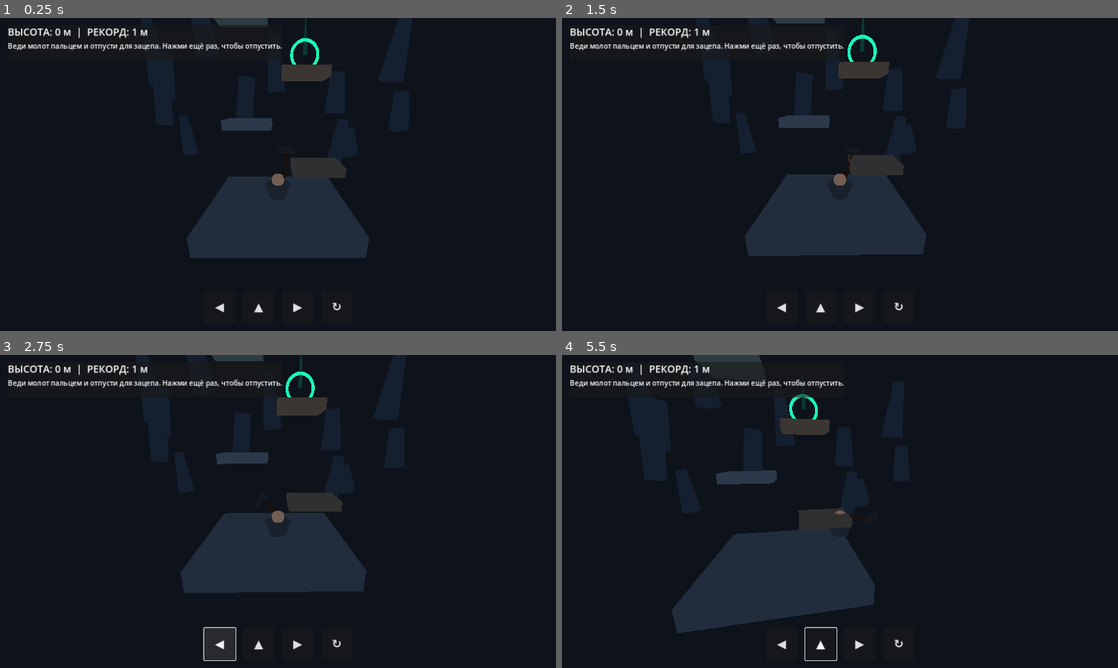
Above: before the commit, frames 1-4 (two rows, left to right).
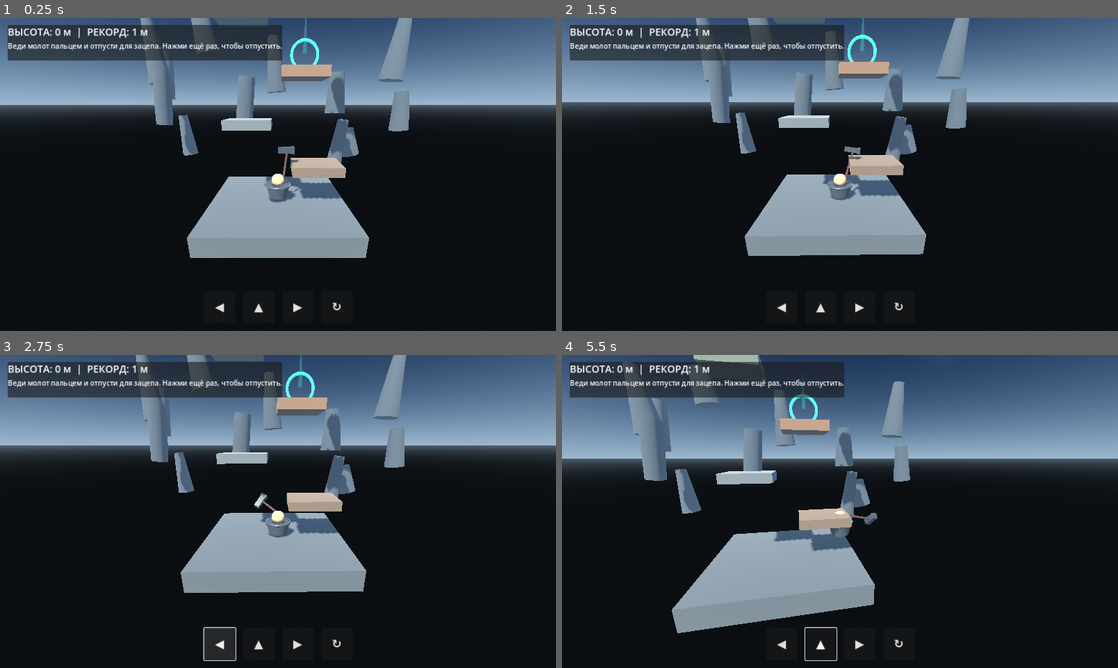
Above: after the commit, the same moments.

Repository: uchihabaha05-del/CLIMB-MASTER
Game: Godot game, scene res://scenes/main.tscn
Same seed, same stepped clock (60 frames per second), same inputs: the game is played once before the commit and once after it.
Inputs (mouse positions are in pixels of both pictures, inside the frame that each line leads up to):
- Up to frame 1 (0.25 s): no input
- Up to frame 2 (1.5 s): tap Enter (ui_accept) at 0.5, 0.77 s; move the mouse to (962, 158) at 0.52 s; hold Right (ui_right) 0.53-1.25 s; click (962, 158) at 0.67 s; drag from (728, 190) to (812, 237) at 1.27 s
- Up to frame 3 (2.75 s): click "◀" at 2 s
- Up to frame 4 (5.5 s): click "▲" at 2.75 s; move the mouse to (895, 442) at 3.52 s; hold Right (ui_right) 3.53-4.25 s; drag from (812, 574) to (673, 464) at 4.27 s; move the mouse to (1006, 558) at 5.02 s; hold Left (ui_left) from 5.03 s (still down); tap Enter (ui_accept) at 5.27 s

The runs differ from the first frame. In frame 1, 39% of the frame differs, in the area x 0-100%, y 0-77%; in frame 2, 38%; in frame 3, 40%; in frame 4, 45%, in the area x 0-100%, y 0-89%.

Commit message:
Upgrade mountain atmosphere, sky, fog and directional lighting

Diff:
--- a/scripts/main.gd
+++ b/scripts/main.gd
@@ -25,13 +25,42 @@
 func _build_world() -> void:
     var env := WorldEnvironment.new()
     var environment := Environment.new()
-    environment.background_mode = Environment.BG_COLOR
-    environment.background_color = Color(0.055, 0.075, 0.105)
+    environment.background_mode = Environment.BG_SKY
+
+    var sky := Sky.new()
+    var sky_material := ProceduralSkyMaterial.new()
+    sky_material.sky_top_color = Color(0.055, 0.12, 0.22)
+    sky_material.sky_horizon_color = Color(0.48, 0.58, 0.68)
+    sky_material.ground_bottom_color = Color(0.055, 0.065, 0.075)
+    sky_material.ground_horizon_color = Color(0.26, 0.30, 0.34)
+    sky_material.sun_angle_max = 18.0
+    sky.sky_material = sky_material
+    environment.sky = sky
     environment.ambient_light_source = Environment.AMBIENT_SOURCE_COLOR
-    environment.ambient_light_color = Color(0.65, 0.72, 0.85)
-    environment.ambient_light_energy = 0.8
+    environment.ambient_light_color = Color(0.62, 0.70, 0.82)
+    environment.ambient_light_energy = 0.72
+    environment.tonemap_mode = Environment.TONE_MAPPER_FILMIC
+    environment.fog_enabled = true
+    environment.fog_light_color = Color(0.42, 0.52, 0.62)
+    environment.fog_density = 0.012
     env.environment = environment
     add_child(env)
+
+    var sun := DirectionalLight3D.new()
+    sun.name = "MountainSun"
+    sun.rotation_degrees = Vector3(-48.0, -32.0, 0.0)
+    sun.light_color = Color(1.0, 0.86, 0.69)
+    sun.light_energy = 1.35
+    sun.shadow_enabled = true
+    sun.directional_shadow_max_distance = 55.0
+    add_child(sun)
+
+    var fill := DirectionalLight3D.new()
+    fill.name = "ColdSkyFill"
+    fill.rotation_degrees = Vector3(-22.0, 145.0, 0.0)
+    fill.light_color = Color(0.42, 0.62, 0.9)
+    fill.light_energy = 0.38
+    add_child(fill)
 
     _add_platform(Vector3(0, -0.7, 0), Vector3(9, 1.2, 9), Color(0.25, 0.29, 0.32))
     _add_platform(Vector3(2.5, 2.2, 0.0), Vector3(3.2, 0.6, 2.6), Color(0.35, 0.31, 0.26))
